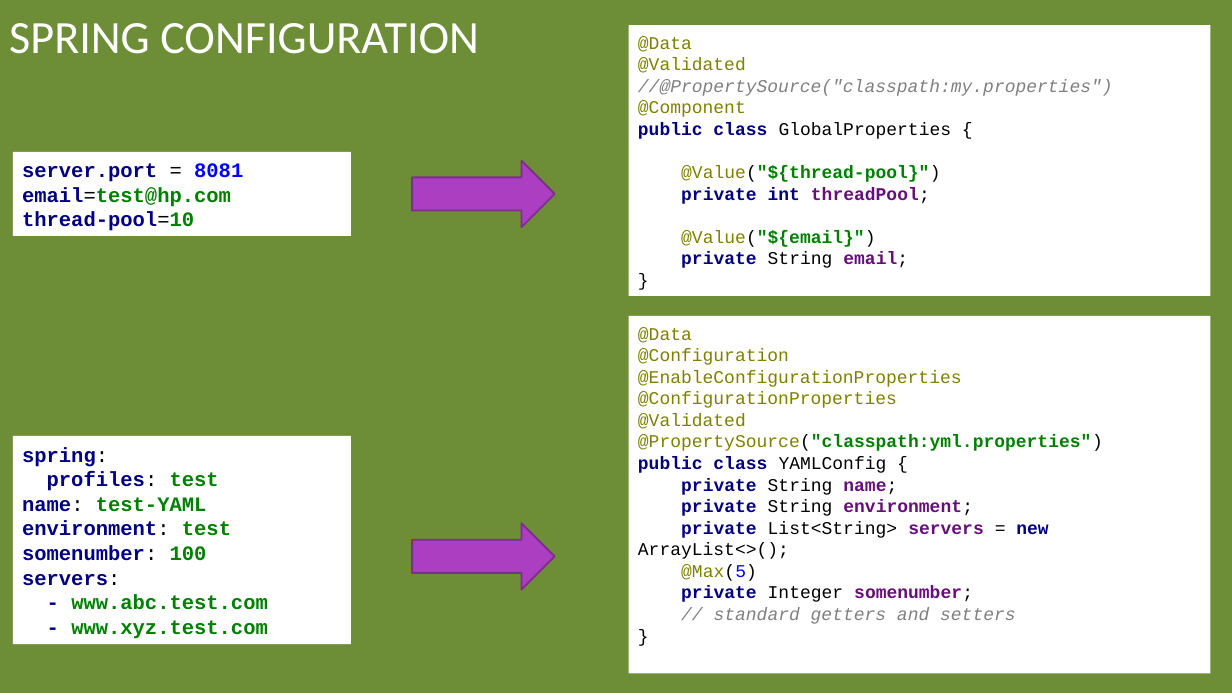
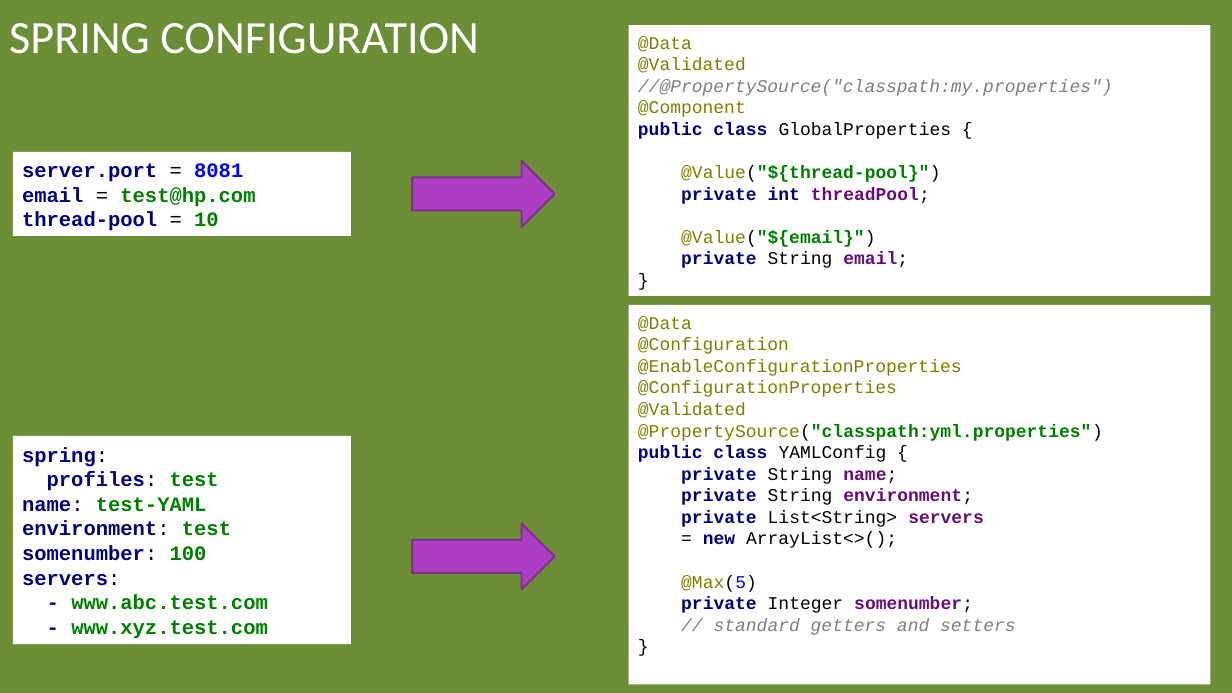
Before and after one commit to arenat/wiza_1, a slide deck: slide 14 of wiza.pptx (slide 13 before the commit). Drawn at 1232x693 pixels with LibreOffice and Linux fonts; fonts in the diff are those of the drawing; background and template pictures are left out. Boxes give left, top, right and bottom in pixels: in the first picture for what was removed or moved away, otherwise in the second. Text is boxed around its words. In the diff, an @@ line names an element or a change of style, - is before the commit and + after.

```diff
--- a/wiza.pptx
+++ b/wiza.pptx
@@ text in rectangle at (22, 163, 255, 231): spaces changed @@
-server.port = 8081
-email=test@hp.com
-thread-pool=10
+server.port = 8081
+email = test@hp.com
+thread-pool = 10
@@ rectangle "@Data @Configuration @EnableConfigurationProperties @Configu ...": place and size @@
-rectangle "@Data @Configuration @EnableConfigurationProperties @Configu ..." at (628, 316, 1211, 674)
+rectangle "@Data @Configuration @EnableConfigurationProperties @Configu ..." at (628, 305, 1211, 685)
@@ text in rectangle at (638, 316, 1103, 635): text changed @@
-@Data
-@Configuration
-@EnableConfigurationProperties
-@ConfigurationProperties
-@Validated
-@PropertySource("classpath:yml.properties")
-public class YAMLConfig {
-private String name;
-private String environment;
-private List<String> servers = new ArrayList<>();
-@Max(5)
-private Integer somenumber;
-// standard getters and setters
-}
+@Data
+@Configuration
+@EnableConfigurationProperties
+@ConfigurationProperties
+@Validated
+@PropertySource("classpath:yml.properties")
+public class YAMLConfig {
+private String name;
+private String environment;
+private List<String> servers
+= new ArrayList<>();
+@Max(5)
+private Integer somenumber;
+// standard getters and setters
+}
```
Also in this commit, not shown: 55 other slides changed, 3 slides added, 1 other file.
